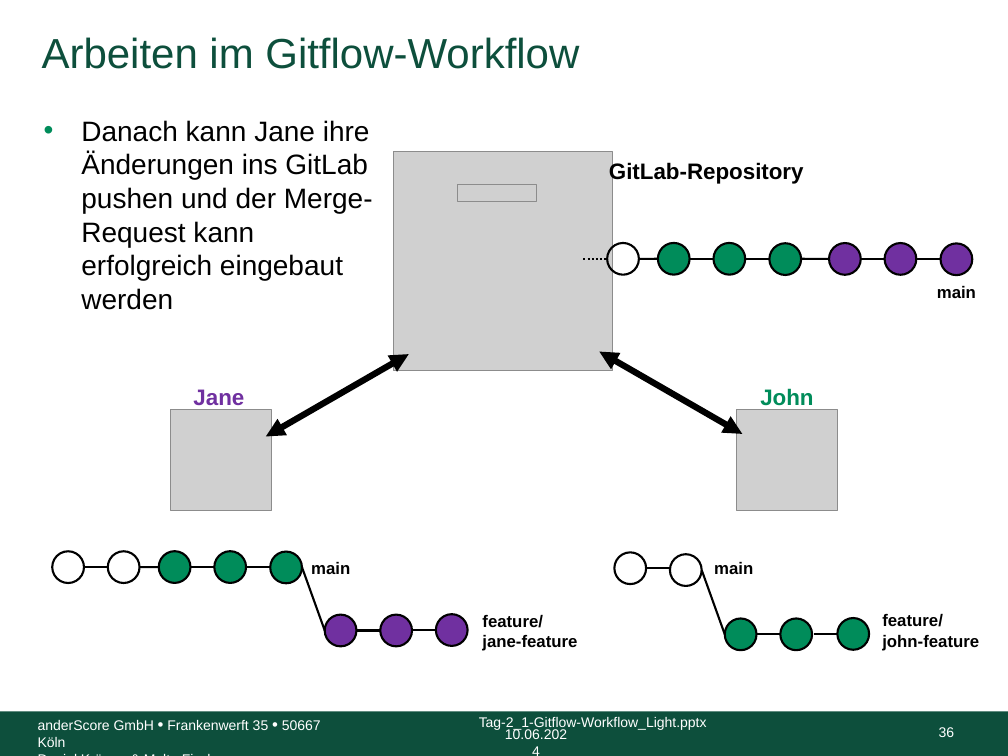
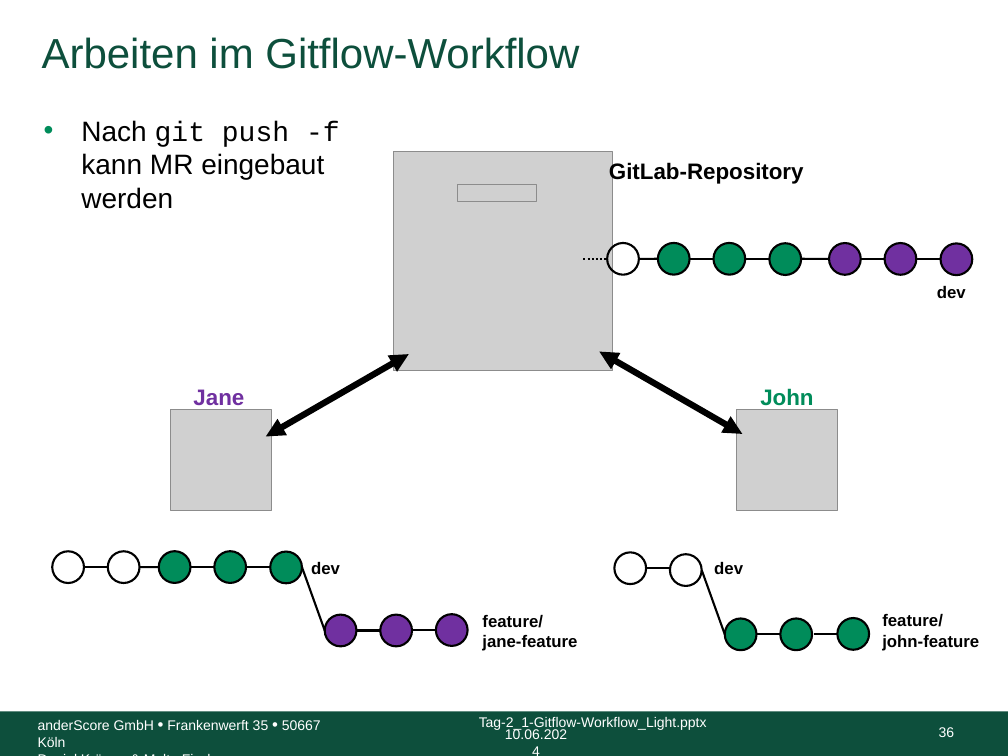
Before and after one commit to anderscore-gmbh/gitlab, a slide deck: slide 36 of slides/Tag-2_1-Gitflow-Workflow_Light.pptx. Drawn at 1008x756 pixels with LibreOffice and Linux fonts; fonts in the diff are those of the drawing; grey boxes stand for pictures; background and template pictures are left out. Boxes give left, top, right and bottom in pixels: in the first picture for what was removed or moved away, otherwise in the second. Text is boxed around its words. In the diff, an @@ line names an element or a change of style, - is before the commit and + after.

```diff
--- a/slides/Tag-2_1-Gitflow-Workflow_Light.pptx
+++ b/slides/Tag-2_1-Gitflow-Workflow_Light.pptx
@@ text at [81, 120, 340, 209]: text changed @@
-• Danach kann Jane ihre Änderungen ins GitLab pushen und der Merge-Request kann erfolgreich eingebaut werden
+• Nach git push -f kann MR eingebaut werden
@@ text at [937, 286, 966, 298]: text changed @@
-main
+dev
@@ text at [311, 562, 340, 574]: text changed @@
-main
+dev
@@ text at [714, 562, 743, 574]: text changed @@
-main
+dev
```
Also in this commit, not shown: 17 other slides changed, 3 other files.
